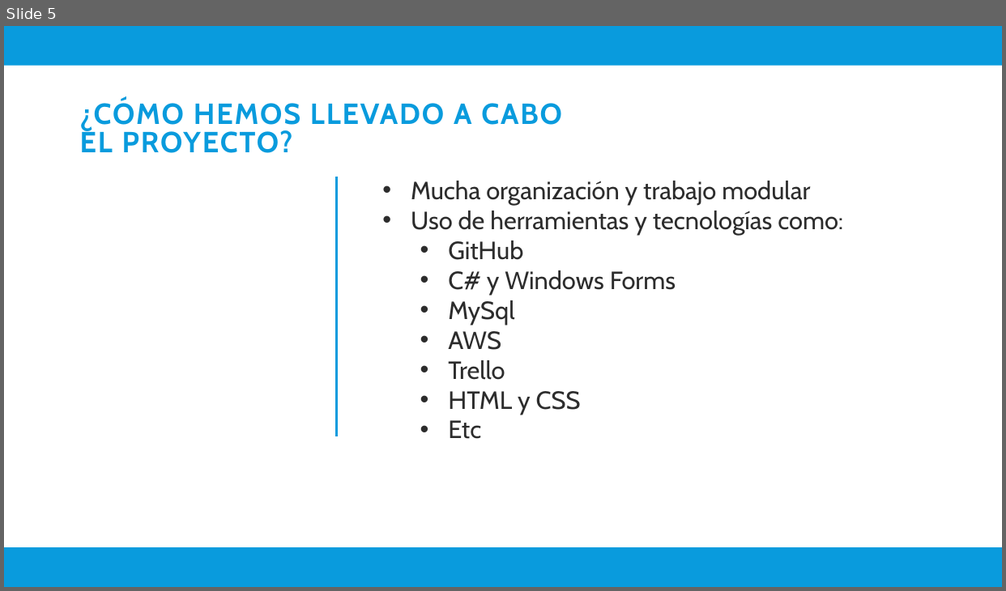
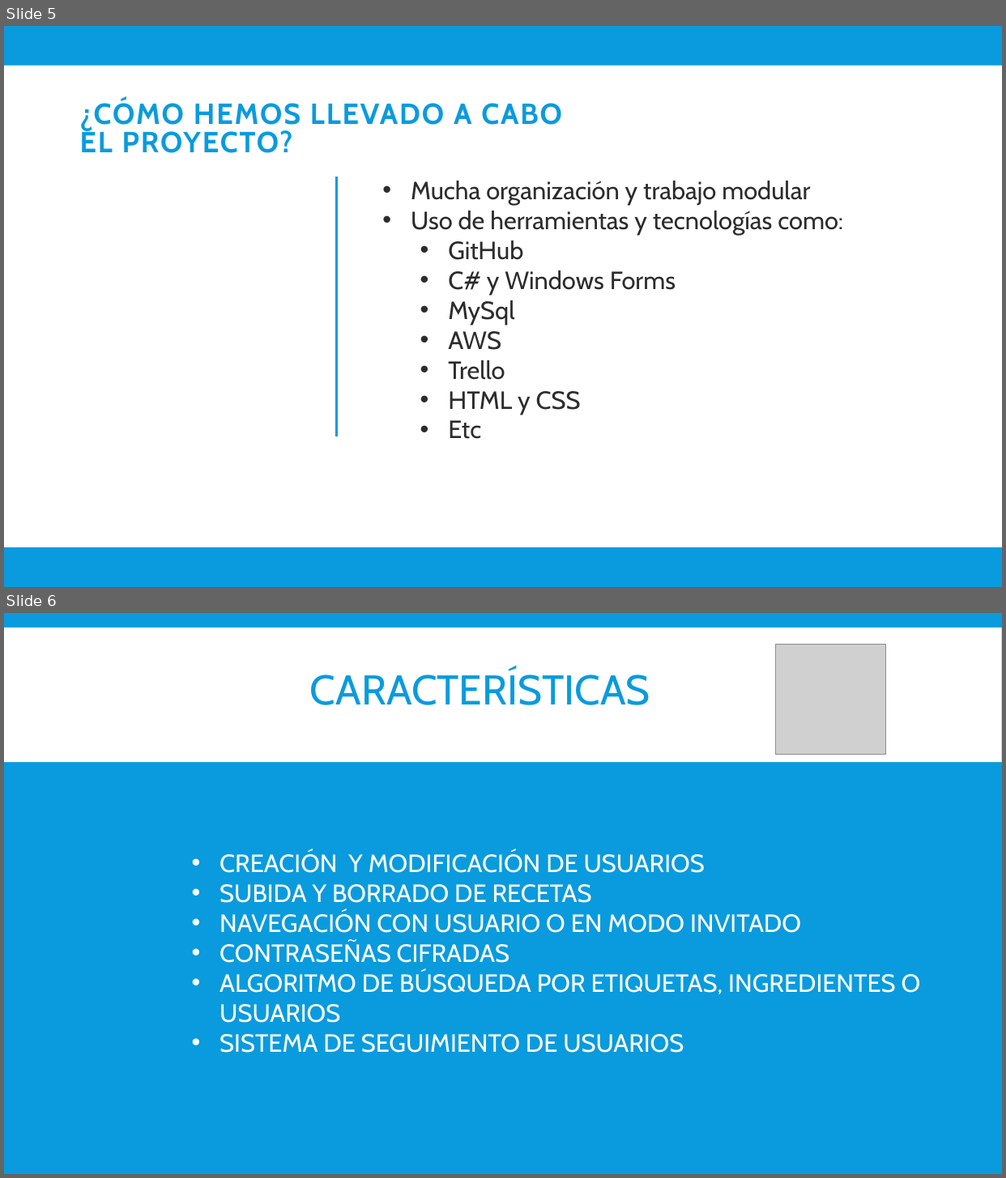
Before and after one commit to Joolmo/ProyectoIntegrado, a slide deck: Informe y PWP del Proyecto/Presentacion Proyecto.pptx. Shown one above the other, each under a label of ours: slide 5 before the commit, slides 5 and 6 after it. The pictures are 1006x591 and 1006x1178 pixels, drawn with LibreOffice and Linux fonts; fonts in the diff are those of the drawing; grey boxes stand for pictures. Boxes give left, top, right and bottom in pixels: in the first picture for what was removed or moved away, otherwise in the second. Text is boxed around its words. In the diff, an @@ line names an element or a change of style, - is before the commit and + after.

```diff
--- a/Informe y PWP del Proyecto/Presentacion Proyecto.pptx
+++ b/Informe y PWP del Proyecto/Presentacion Proyecto.pptx
@@ slide 6 added at box(4, 613, 1002, 1174), background #099BDD @@
@@ rectangle added at box(4, 628, 1002, 762), fill #FFFFFF @@
@@ picture added at box(776, 645, 886, 755) @@
@@ title added at box(310, 670, 650, 705), 40 pt, text #099BDD @@
+CARACTERÍSTICAS
@@ text added at box(219, 851, 921, 1053), 24 pt, text #FFFFFF @@
+• CREACIÓN Y MODIFICACIÓN DE USUARIOS
+• SUBIDA Y BORRADO DE RECETAS
+• NAVEGACIÓN CON USUARIO O EN MODO INVITADO
+• CONTRASEÑAS CIFRADAS
+• ALGORITMO DE BÚSQUEDA POR ETIQUETAS, INGREDIENTES O USUARIOS
+• SISTEMA DE SEGUIMIENTO DE USUARIOS
```
Also in this commit, not shown: 2 other slides added.
